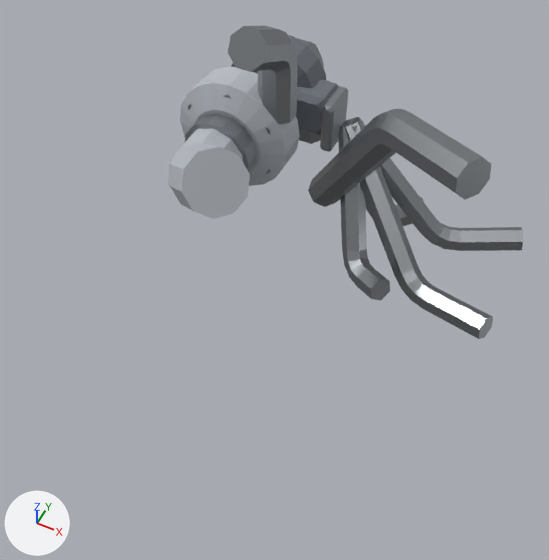
Two versions of the glTF model assets/parts/turbo/kaze_gt_turbo_kit.glb, one commit apart.
One viewpoint serves both versions: a 50 mm lens placed at (0.092, -0.675, 0.553), pointed at (-0.2, -0.092, -0.176). Every picture has the same lights, and +X, +Y and +Z are marked at lower left. The older version comes first. Vertices at exactly the same position are counted once.

In view in the first picture: 'model'.
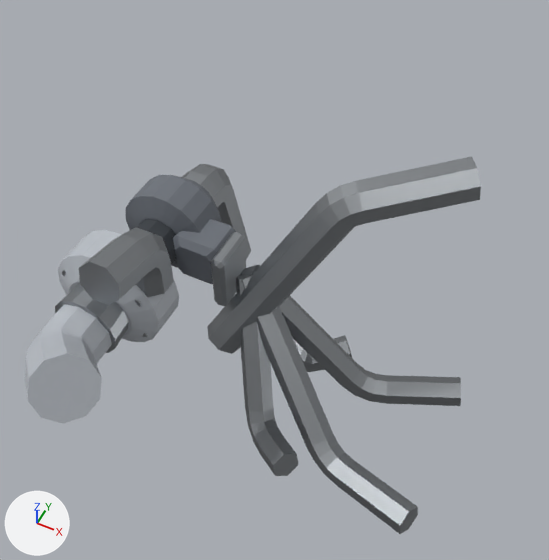
What differs and where, as boxes (x1, y1, x2, y2) in the pictures (549 x 560 px; the box of a moved part takes in the faces that stretch with it):
'model', reshaped, moved, rescaled (28% wider, 21% taller)
    before: (168, 26, 523, 339)
    after: (25, 156, 481, 534)
part 1 of me_model, moved or reshaped
    before: (320, 86, 348, 152)
    after: (211, 232, 246, 306)
part 2 of me_model, moved or reshaped
    before: (266, 128, 271, 134)
    after: (135, 300, 141, 307)
part 3 of me_model, moved or reshaped
    before: (185, 114, 256, 172)
    after: (55, 285, 128, 353)
part 4 of me_model, moved or reshaped
    before: (297, 38, 324, 144)
    after: (182, 164, 251, 259)
part 5 of me_model, moved or reshaped
    before: (338, 117, 523, 339)
    after: (236, 265, 461, 534)
part 6 of me_model, moved or reshaped
    before: (308, 109, 491, 207)
    after: (207, 156, 481, 354)
part 7 of me_model, moved or reshaped
    before: (296, 79, 339, 135)
    after: (173, 219, 236, 284)
part 8 of me_model, moved or reshaped
    before: (231, 35, 326, 88)
    after: (126, 175, 222, 268)
part 9 of me_model, moved or reshaped (not visible before)
    after: (137, 219, 176, 264)
part 10 of me_model, moved or reshaped
    before: (180, 66, 300, 186)
    after: (58, 230, 179, 342)
part 11 of me_model, moved or reshaped
    before: (168, 26, 298, 219)
    after: (25, 227, 174, 424)

What changed in the scene script:
```text
Change me_model:
    used by ob_model
    remove me_model.from_pydata(...)  # 729 vertices, 1384 faces; spans x -1.0..1.0, y -0.99..0.99, z -0.85..0.85
    add me_model.from_pydata(...)  # 729 vertices, 1384 faces; spans x -0.98..0.98, y -1.0..1.0, z -0.73..0.73
    me_model part 1: the loose piece of 34 vertices spanning x -0.27..-0.2, y 0.08..0.32, z -0.17..0.14 is moved by (-0.06, -0.01, 0.08)
    me_model part 2: the loose piece of 14 vertices spanning x -0.45..-0.41, y -0.29..-0.26, z 0.14..0.18 is moved by (-0.07, -0.02, 0.06)
    me_model part 3: the loose piece of 30 vertices spanning x -0.86..-0.46, y -0.44..-0.3, z -0.17..0.22 is scaled about its middle by (0.847, 1.03, 0.847), then moved by (-0.03, -0.02, 0.08)
    me_model part 4: the loose piece of 58 vertices spanning x -0.78..-0.54, y 0.49..0.99, z -0.72..0.14 is scaled about its middle by 1.03, then moved by (-0.03, 0.01, 0.07)
    me_model part 5: the loose piece of 149 vertices spanning x -0.21..1.0, y -0.39..0.54, z -0.85..0.0 is scaled about its middle by (1.03, 1.03, 0.944), then moved by (-0.04, -0.01, 0.1)
    me_model part 6: the loose piece of 50 vertices spanning x -0.31..0.79, y -0.64..0.17, z -0.53..0.58 is turned 67.4 degrees about the z axis through its middle and scaled by 1.03, then moved by (-0.04, 0.62, 0.14)
    me_model part 7: the loose piece of 34 vertices spanning x -0.55..-0.26, y 0.14..0.37, z -0.13..0.12 is moved by (-0.05, -0.01, 0.08)
    me_model part 8: the loose piece of 74 vertices spanning x -0.95..-0.37, y 0.2..0.51, z -0.26..0.31 is scaled about its middle by (0.847, 1.03, 0.847), then moved by (-0.03, 0.0, 0.08)
    me_model part 9: the loose piece of 22 vertices spanning x -0.78..-0.54, y -0.04..0.22, z -0.1..0.15 is moved by (-0.03, -0.01, 0.08)
    me_model part 10: the loose piece of 82 vertices spanning x -1.0..-0.32, y -0.32..-0.02, z -0.31..0.36 is scaled about its middle by (0.847, 1.03, 0.847), then moved by (-0.03, -0.02, 0.08)
    me_model part 11: 112 of 729 vertices moved; they spanned x -0.83..-0.29, y -0.99..-0.07, z -0.15..0.85 and now span x -0.84..-0.33, y -1.0..-0.08, z -0.05..0.65; mean shift (-0.05, -0.03, 0.0); largest move (-0.46, -0.52, 0.68) -> (-0.53, -0.53, 0.46)
    other edits to the shape of me_model do not show in these pictures
Change ob_model:
    ob_model.location: (-0.185, 0.141, -0.121) -> (-0.173, -0.176, -0.155)
    ob_model.scale: (0.251, 0.251, 0.251) -> (0.244, 0.244, 0.244)
```
